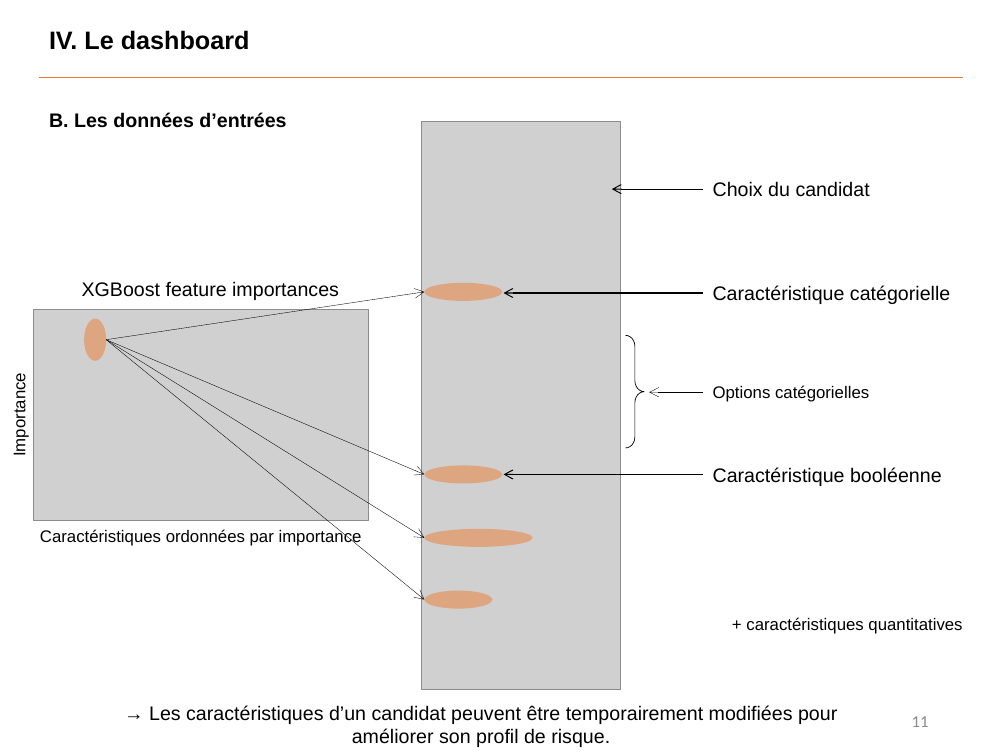
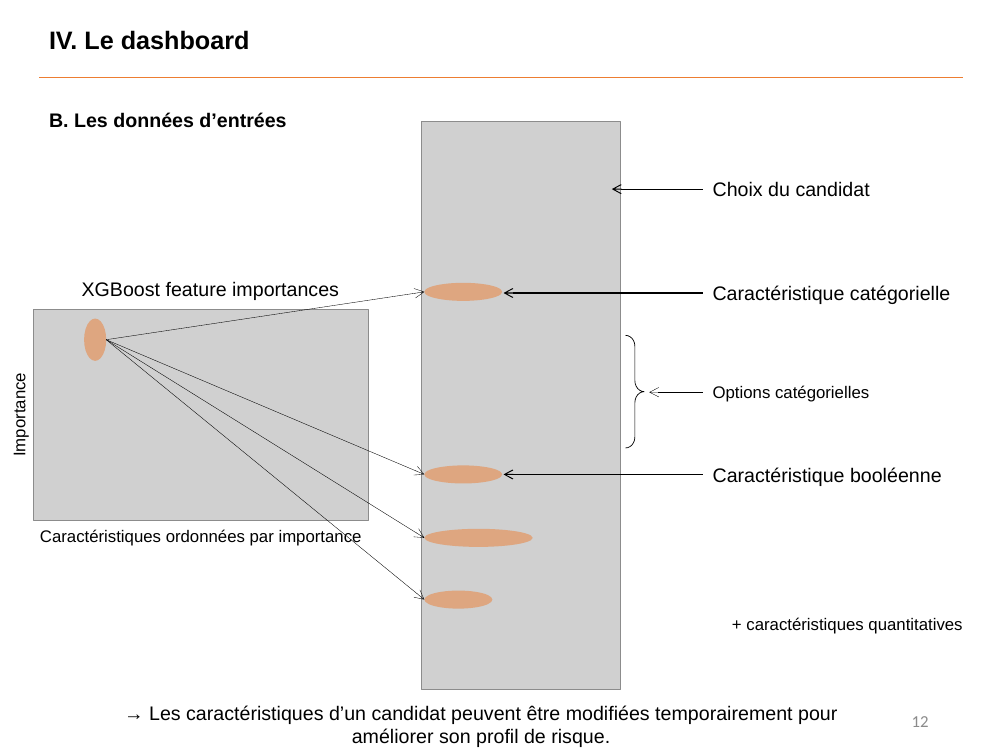
Before and after one commit to Benoit-78/P7_credit_loan_scoring_model, a slide deck: slide 12 of soutenance/P7_soutenance.pptx (slide 11 before the commit). Drawn at 1008x756 pixels with LibreOffice and Linux fonts; fonts in the diff are those of the drawing; grey boxes stand for pictures. Boxes give left, top, right and bottom in pixels: in the first picture for what was removed or moved away, otherwise in the second. Text is boxed around its words. In the diff, an @@ line names an element or a change of style, - is before the commit and + after.

```diff
--- a/soutenance/P7_soutenance.pptx
+++ b/soutenance/P7_soutenance.pptx
@@ text at (149, 705, 837, 747): text changed @@
-→ Les caractéristiques d’un candidat peuvent être temporairement modifiées pour améliorer son profil de risque.
+→ Les caractéristiques d’un candidat peuvent être modifiées temporairement pour améliorer son profil de risque.
@@ page number at (912, 716, 929, 727): text changed @@
-11
+12
```
Also in this commit, not shown: 10 other slides changed, 1 slide added, 2 other files.
